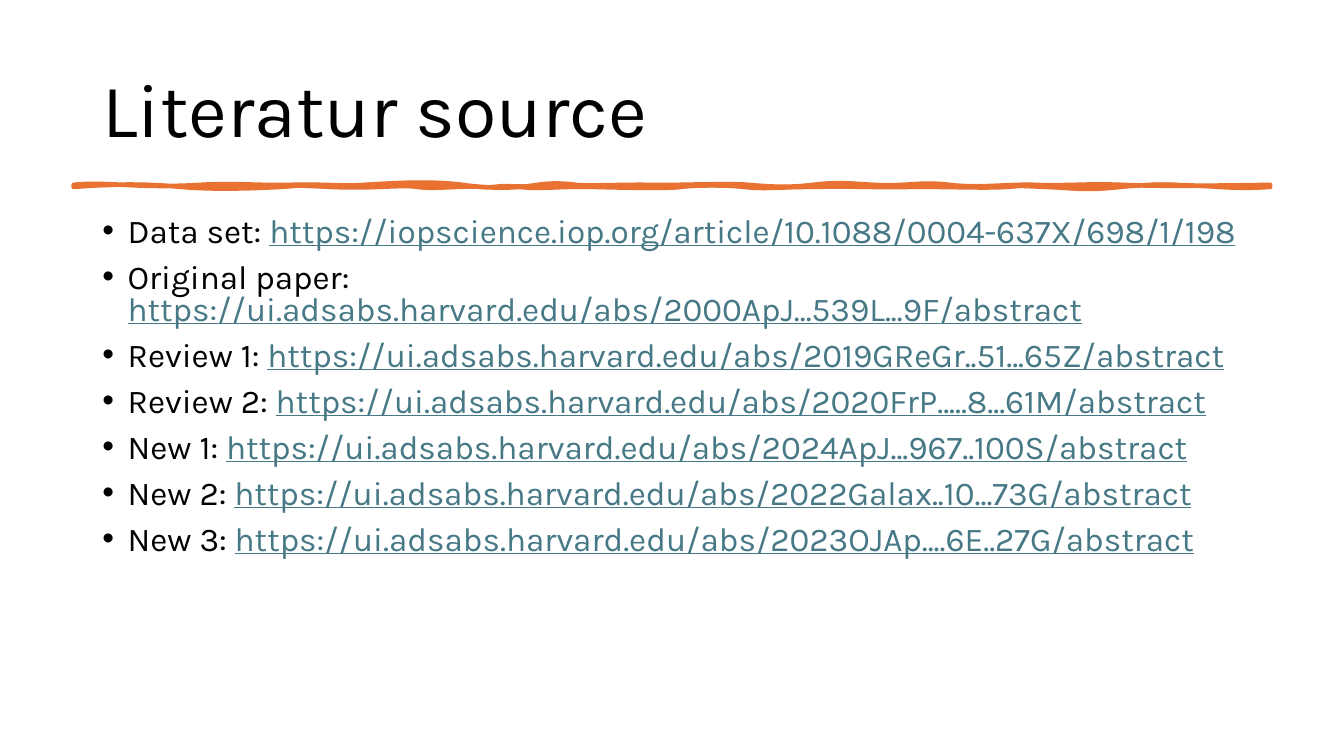
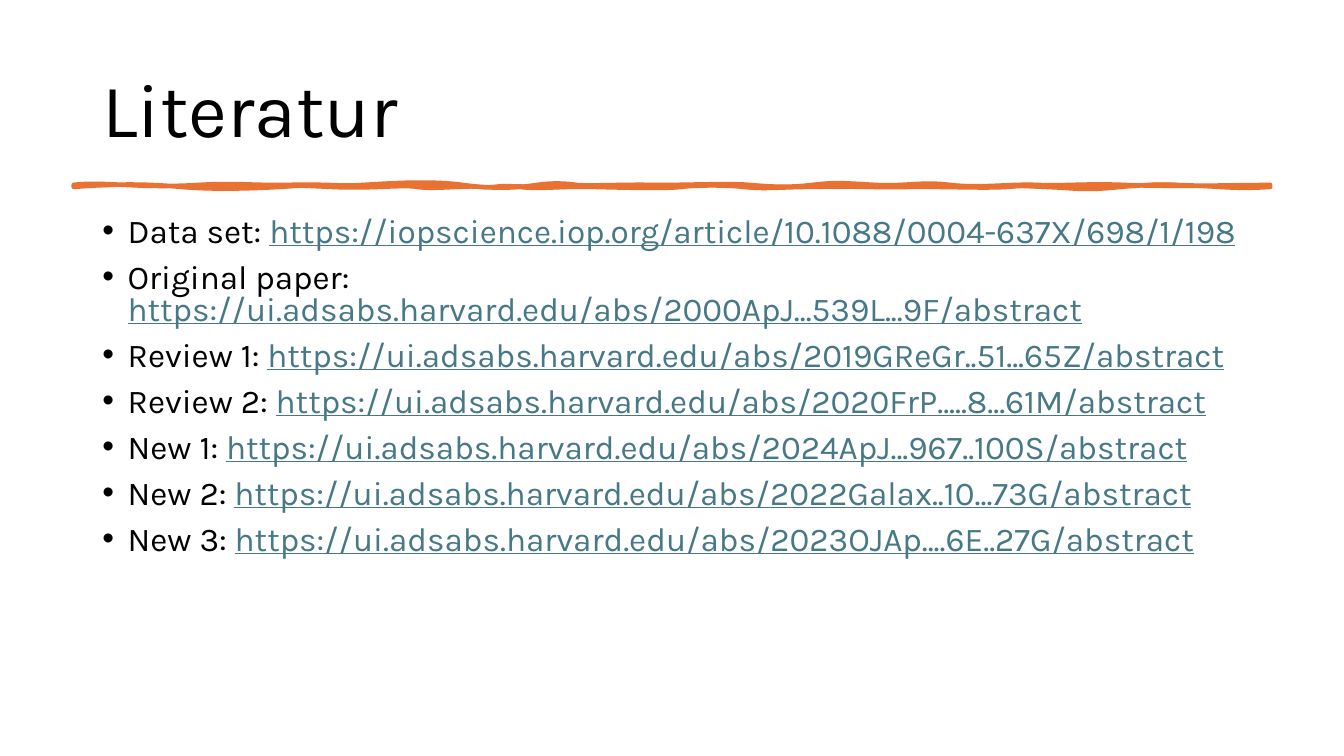
Before and after one commit to MonkeyTreeLover/M-Sigma-Relation, a slide deck: slide 5 of M-σ Relation.pptx. Drawn at 1344x756 pixels with LibreOffice and Linux fonts; fonts in the diff are those of the drawing. Boxes give left, top, right and bottom in pixels: in the first picture for what was removed or moved away, otherwise in the second. Text is boxed around its words. In the diff, an @@ line names an element or a change of style, - is before the commit and + after.

```diff
--- a/M-σ Relation.pptx
+++ b/M-σ Relation.pptx
@@ title at bbox=[102, 85, 397, 138]: text changed @@
-Literatur source
+Literatur
```
Also in this commit, not shown: 2 other slides changed, 1 slide added, 1 slide removed, 3 other files.
